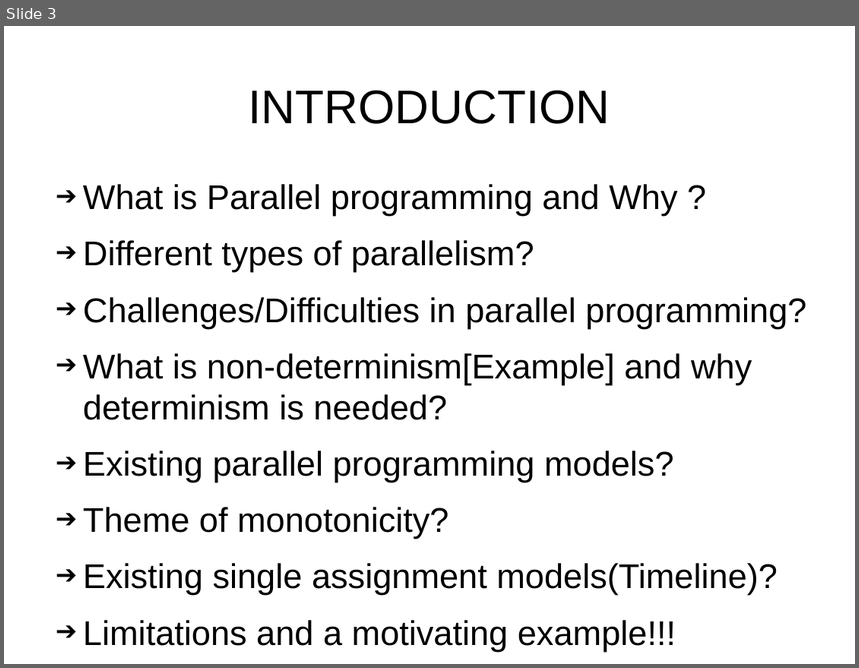
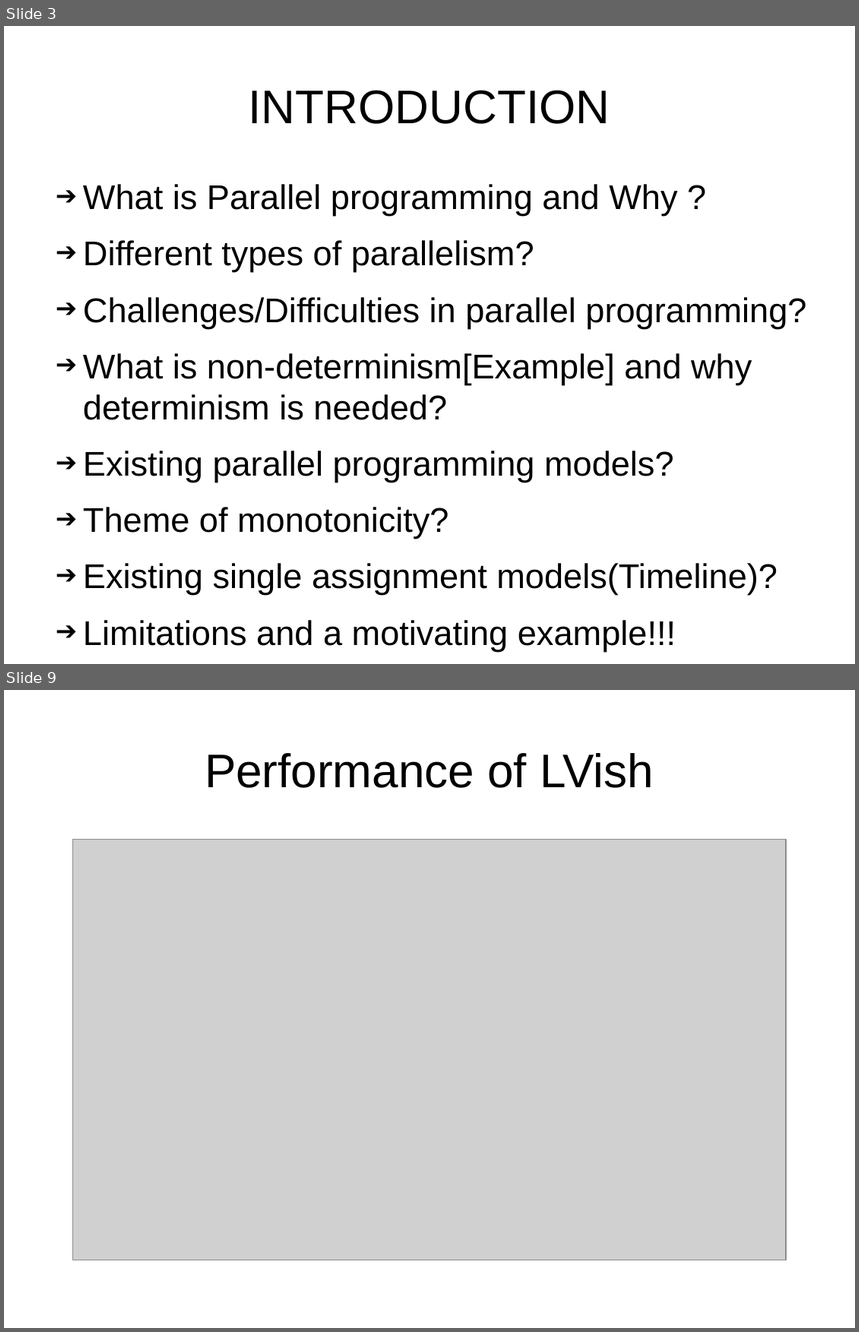
Before and after one commit to sentinel88/Personal, a slide deck: Talk.odp. Shown one above the other, each under a label of ours: slide 3 before the commit, slides 3 and 9 after it; the slides between them are not shown. The pictures are 859x668 and 859x1332 pixels, drawn with LibreOffice and Linux fonts; fonts in the diff are those of the drawing; grey boxes stand for pictures. Boxes give left, top, right and bottom in pixels: in the first picture for what was removed or moved away, otherwise in the second. Text is boxed around its words. In the diff, an @@ line names an element or a change of style, - is before the commit and + after.

```diff
--- a/Talk.odp
+++ b/Talk.odp
@@ slide 9 added at (x1=4, y1=690, x2=855, y2=1328), background #FFFFFF @@
@@ title added at (x1=205, y1=753, x2=654, y2=788), 44 pt, text #000000 @@
+Performance of LVish
@@ picture added at (x1=72, y1=839, x2=787, y2=1261) @@
```
Also in this commit, not shown: 4 slides changed, 8 other slides added, 3 slides removed, 3 other files.
